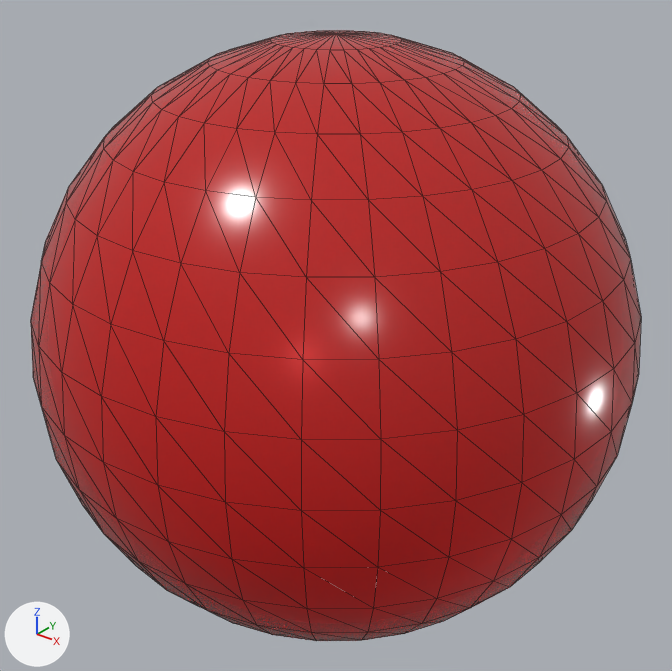
The glTF model public/models/balloon.glb, before and after one commit.
The view is the same before and after, from a camera (50 mm lens) standing at (1.804, -2.255, 2.399) and looking at (0.0, 0.0, 1.001). Every picture has the same lights, and +X, +Y and +Z are marked at lower left. Mesh edges are drawn as thin lines. Vertices at the same position are counted once.

The first picture shows 'balloon'.
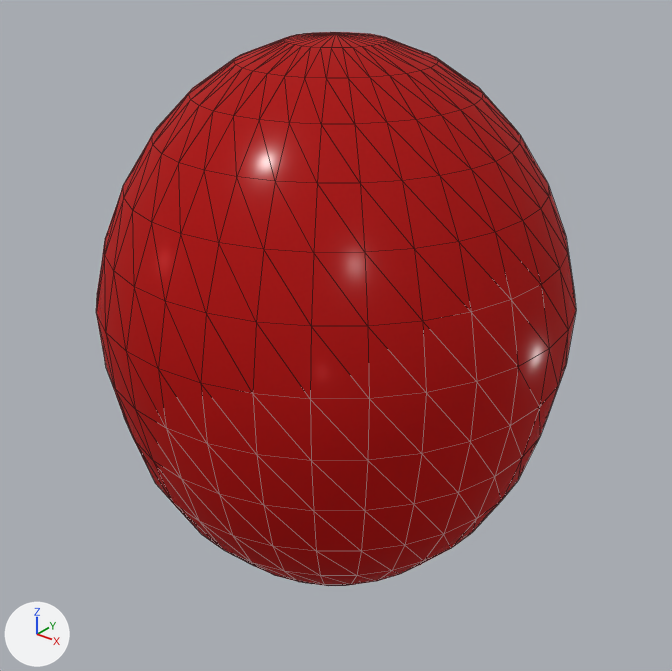
Where the change shows, as pixel boxes (x1, y1, x2, y2) in the pictures (672 x 671 px):
'balloon', surface changed, reshaped (21% narrower, 9% shorter): before (31, 30, 641, 641); after (96, 32, 576, 586)

Edits to the bpy script that builds the scene:
```text
Change mat_material_001:
    mat_material_001.ior: 1.45 -> 1.0
Change me_sphere:
    used by ob_balloon; location = (0.0, 0.0, 0.0)
    remove me_sphere.from_pydata(...)  # 482 vertices, 960 faces; spans x -1.0..1.0, y -1.0..1.0, z 0.0..2.0
    add me_sphere.from_pydata(...)  # 482 vertices, 960 faces; spans x -0.78..0.78, y -0.78..0.78, z 0.0..2.0
    me_sphere part 1: 480 of 482 vertices moved; they spanned x -1.0..1.0, y -1.0..1.0, z 0.02..1.98 and now span x -0.78..0.78, y -0.78..0.78, z 0.02..1.98; mean shift (0.0, 0.0, 0.0); largest move (0.27, 0.65, 0.29) -> (0.17, 0.42, 0.29)
```
